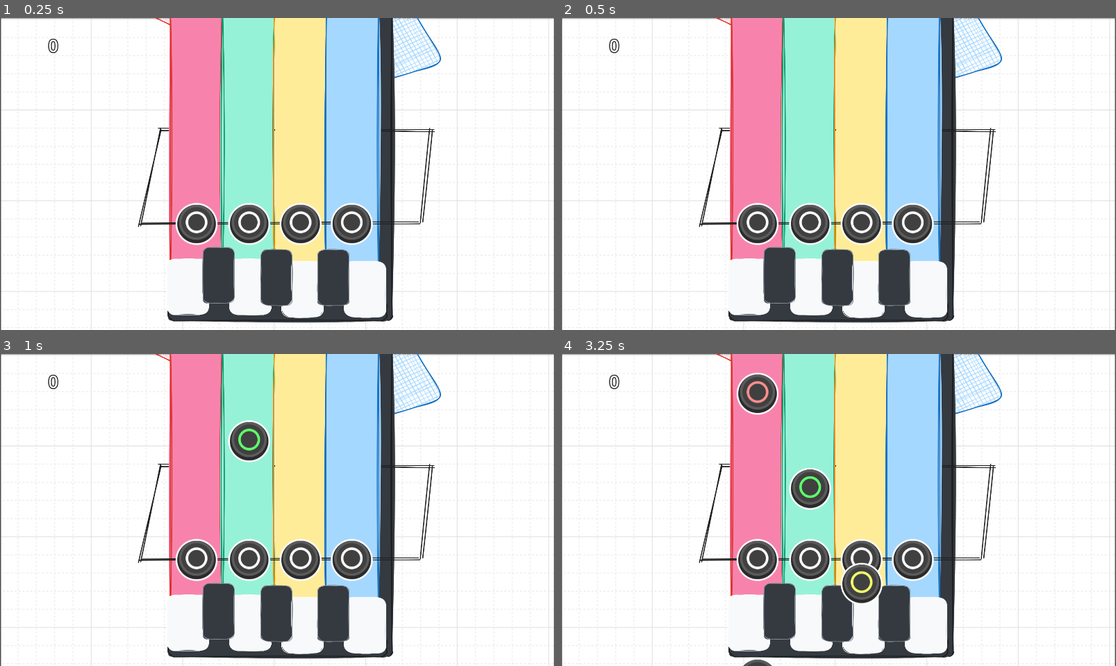
Above: before the commit, frames 1-4 (two rows, left to right).
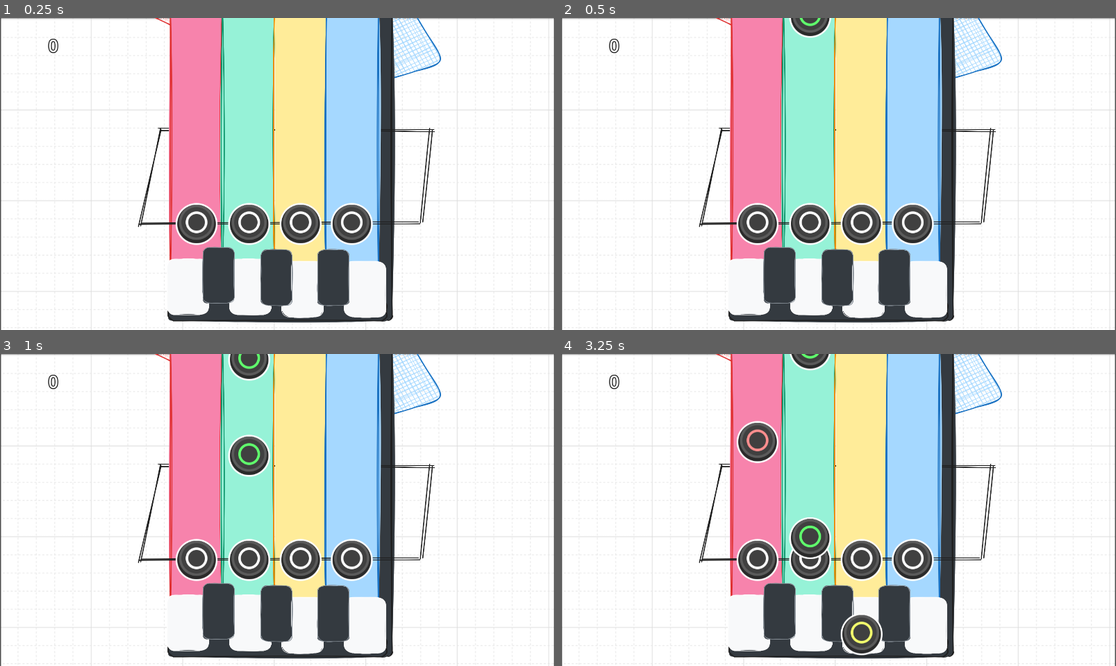
Above: after the commit, the same moments.

Repository: luiz-couto/encore
Game: Godot game, scene res://scenes/game.tscn
Two runs of this game, one before a commit and one after it. Both use one fixed random seed, a clock stepped at 60 frames per second and the inputs below.
Inputs:
- Up to frame 1 (0.25 s): no input
- Up to frame 2 (0.5 s): no input
- Up to frame 3 (1 s): no input
- Up to frame 4 (3.25 s): no input

Frame 1 is identical in both runs. In frame 2, 0.4% of the frame differs, in the area x 41-49%, y 0-7%; in frame 3, 1.5%; in frame 4, 4.9%, in the area x 31-58%, y 0-100%.

Commit message:
some improvements

Diff:
--- a/encore/scenes/game.tscn
+++ b/encore/scenes/game.tscn
@@ -16,7 +16,7 @@
 [ext_resource type="Script" uid="uid://d140tki0nsxth" path="res://scripts/score_node_2d.gd" id="12_dinhu"]
 [ext_resource type="AudioStream" uid="uid://v5ewqniqcdgb" path="res://assets/audio/drums/kick.wav" id="12_ssvqc"]
 [ext_resource type="AudioStream" uid="uid://ckj5kdri011kv" path="res://assets/audio/drums/hithat_closed.wav" id="13_264po"]
-[ext_resource type="AudioStream" uid="uid://cxk5draawxbt2" path="res://assets/audio/drums/hithat_open.wav" id="14_1kice"]
+[ext_resource type="AudioStream" uid="uid://cbjjp4102v47x" path="res://assets/audio/drums/hithat_open_3.wav" id="14_ssvqc"]
 [ext_resource type="AudioStream" uid="uid://dm5fjy3kq5iha" path="res://assets/audio/drums/clap.wav" id="15_5newe"]
 
 [sub_resource type="LabelSettings" id="LabelSettings_kvpfn"]
@@ -73,7 +73,7 @@
 rhodes_c4 = ExtResource("11_kvuet")
 kick = ExtResource("12_ssvqc")
 hihat_closed = ExtResource("13_264po")
-hihat_open = ExtResource("14_1kice")
+hihat_open = ExtResource("14_ssvqc")
 clap = ExtResource("15_5newe")
 
 [node name="Voice1" type="AudioStreamPlayer2D" parent="MusicPlayer" unique_id=1260706810]
--- a/encore/scripts/conductor.gd
+++ b/encore/scripts/conductor.gd
@@ -1,6 +1,6 @@
 extends Node
 
-@export var bpm: float = 120:
+@export var bpm: float = 130:
 	set(value):
 		bpm = value
 		secondsPerBeat = 60.0 / bpm
--- a/encore/scripts/game.gd
+++ b/encore/scripts/game.gd
@@ -11,6 +11,7 @@
 		currentChord = $ChordGenerator.advance();
 		$ChordGenerator.maybeRefresh();
 		$StructuralEngine.advance_bar();
+		$MusicPlayer.set_bar($StructuralEngine.barsInSection, $StructuralEngine.is_last_bar());
 
 	$MusicPlayer.play_on_beat(currentChord, measurePosition);
 	spawnNote(currentChord);
@@ -32,7 +33,7 @@
 	currentSection = section
 	currentIntensity = intensity
 	$ChordGenerator.pick_progression()
-	$MusicPlayer.set_section(section, intensity)
+	$MusicPlayer.set_section(section, intensity, $StructuralEngine.cycleCount)
 	print(currentSection, " ", currentIntensity);
 
 func _on_conductor_subdivision(conductorPosition: Variant) -> void:
--- a/encore/scripts/music_player.gd
+++ b/encore/scripts/music_player.gd
@@ -28,6 +28,14 @@
 var active_chord_streams: Array = []
 var currentSection: int = 0
 var currentIntensity: float = 0.2
+var currentCycle: int = 0
+
+var currentBar: int = 0
+var isFill: bool = false
+func set_bar(bar: int, fill: bool) -> void:
+	currentBar = bar
+	isFill = fill
+
 
 const KICK_BEATS: Dictionary = {
 	0: [1],           # INTRO
@@ -50,10 +58,17 @@
 	3: [],            # BREAK
 }
 
+# const HIHAT_OPEN_SUBDIVS: Dictionary = {
+# 	0: [],            # INTRO
+# 	1: [4, 8],        # BUILD
+# 	2: [],           # DROP
+# 	3: [],            # BREAK
+# }
+
 const HIHAT_CLOSED_SUBDIVS: Dictionary = {
 	0: [1, 3, 5, 7],           # INTRO — beats only
 	1: [1, 2, 3, 5, 6, 7],     # BUILD — all except open positions
-	2: [1, 2, 3, 4, 5, 6, 7],  # DROP — all except open position
+	2: [1, 2, 3, 4, 5, 6, 7, 8],  # DROP — all except open position
 	3: [1, 3, 5, 7],           # BREAK — beats only
 }
 
@@ -64,24 +79,44 @@
 	3: [4],           # BREAK — and-of-2 only
 }
 
-func set_section(section: int, intensity: float):
+const BUILD_RAMP_STABS: Array = [
+	[8],           # bars 0-1
+	[4, 8],        # bars 2-3
+	[4, 6, 8],     # bars 4-5
+	[2, 4, 6, 8],  # bars 6-7
+]
+
+func set_section(section: int, intensity: float, cycle: int):
 	currentSection = section
 	currentIntensity = intensity
+	currentCycle = cycle
 
 func _play_drum(stream: AudioStream, volume: float) -> void:
-	drumPlayback.play_stream(stream, 0, volume, 1.0)
+	var volumeRnd = volume + randf_range(-1.5, 1.5)
+	drumPlayback.play_stream(stream, 0, volumeRnd, 1.0)
 
-func play_on_beat(chord_idx: int, beat_pos: int) -> void:
+func play_on_beat(_chord_idx: int, beat_pos: int) -> void:
 	if beat_pos in KICK_BEATS[currentSection]:
 		_play_drum(kick, -3.0)
 	if beat_pos in CLAP_BEATS[currentSection]:
 		_play_drum(clap, -5.0)
 
 func play_on_subdivision(subdiv_pos: int, chord_idx: int) -> void:
-	if subdiv_pos in HIHAT_OPEN_SUBDIVS[currentSection]:
-		_play_drum(hihat_open, -8.0)
-	elif subdiv_pos in HIHAT_CLOSED_SUBDIVS[currentSection]:
-		_play_drum(hihat_closed, -10.0)
+	if isFill:
+		_play_drum(hihat_closed, -8.0)  # roll on every 8th note
+		if subdiv_pos == 8 || subdiv_pos == 7:
+			_play_drum(kick, -5.0) # extra kick on and-of-
+	else:
+		if subdiv_pos in HIHAT_OPEN_SUBDIVS[currentSection]:
+			_play_drum(hihat_open, -8.0)
+		elif subdiv_pos in HIHAT_CLOSED_SUBDIVS[currentSection]:
+			_play_drum(hihat_closed, -10.0)
+
+	# if currentSection == 1: # BUILD - use ramp
+	# 	var rampIdx = min(currentBar / 4, BUILD_RAMP_STABS.size() - 1)
+	# 	if subdiv_pos in BUILD_RAMP_STABS[rampIdx]:
+	# 		play_chord(chord_idx)
+	# else:
 	if subdiv_pos in CHORD_STAB_SUBDIVS[currentSection]:
 		play_chord(chord_idx)
 
@@ -119,7 +154,7 @@
 	for i in 4:
 		var selectedStream = _get_chord_stream(CHORD_NOTES[chord_idx][i])
 		var pitch = pow(2.0, float(selectedStream[1]) / 12.0)
-		var id = playback.play_stream(selectedStream[0], 0, -6.0, pitch)
+		var id = playback.play_stream(selectedStream[0], 0, -2.0, pitch)
 		active_chord_streams.append(id)
 
 func play_note(chord_idx: int, lane: int) -> void:
--- a/encore/scripts/structural_engine.gd
+++ b/encore/scripts/structural_engine.gd
@@ -4,7 +4,7 @@
 
 const SECTION_BARS: Dictionary[Section, int] = {
 	Section.INTRO: 8,
-	Section.BUILD: 8,
+	Section.BUILD: 16,
 	Section.DROP: 16,
 	Section.BREAK: 8
 }
@@ -43,3 +43,6 @@
 		cycleCount += 1
 
 	sectionChanged.emit(currentSection, intensity)
+
+func is_last_bar() -> bool:
+	return barsInSection == SECTION_BARS[currentSection] - 1
Not shown, added: encore/assets/audio/drums/hithat_open_2.wav.import
Not shown, added: encore/assets/audio/drums/hithat_open_3.wav.import
Not shown, added: encore/assets/audio/drums/hithat_open_2.wav
Not shown, added: encore/assets/audio/drums/hithat_open_3.wav
